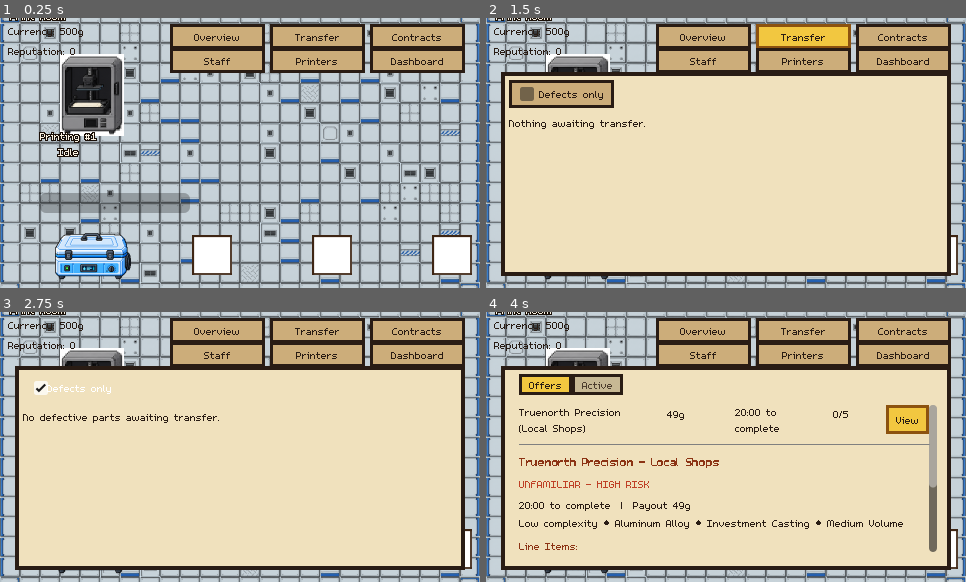
Above: before the commit, frames 1-4 (two rows, left to right).
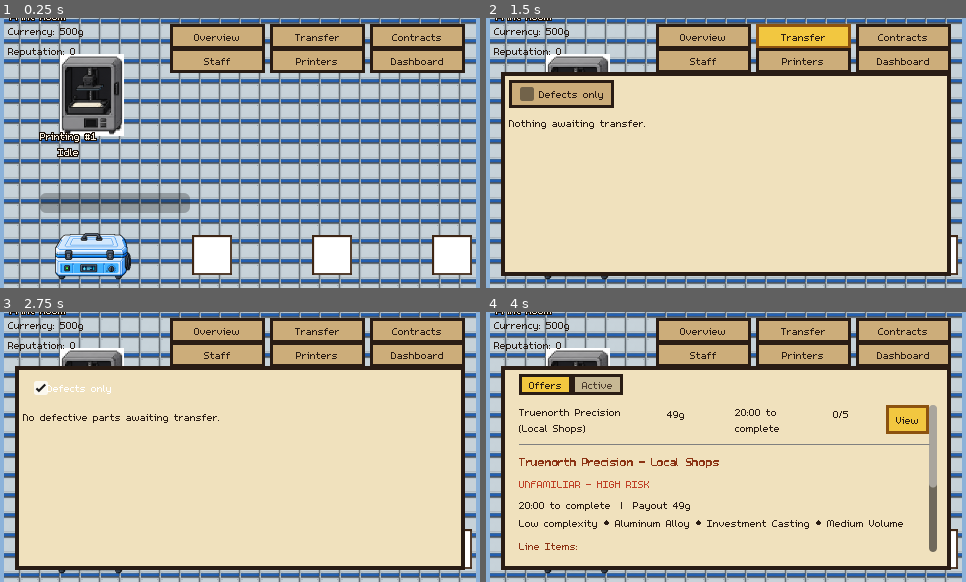
Above: after the commit, the same moments.

Repository: carverweirick/foundry-mobile-game
Game: Godot game, scene res://scenes/main.tscn
Two runs of this game, one before a commit and one after it. Both use one fixed random seed, a clock stepped at 60 frames per second and the inputs below.
Inputs:
- Up to frame 1 (0.25 s): no input
- Up to frame 2 (1.5 s): click "Overview" at 0.5 s; click "Transfer" at 1.25 s
- Up to frame 3 (2.75 s): click "Defects only" at 2 s
- Up to frame 4 (4 s): click "Contracts" at 2.75 s; click "View" at 3.5 s

The runs differ from the first frame. In frame 1, 22% of the frame differs, in the area x 0-100%, y 0-100%; in frame 2, 6.5%; in frame 3, 6.5%; in frame 4, 6.5%.

Commit message:
Replace per-room floor tiling with one continuous whole-floor tile grid
Direct feedback on the per-room tiling: "i want the factory to act as
all one big shop floor with the designated zones but the tileset
across the entire floor so theres no dead areas. also get rid of your
attempt of livening the shop floor up it looks messy."

- _build_full_floor_tiles() replaces the per-room _build_room_tiles():
  one Sprite2D grid spans the entire 1720x960 floor in a single pass,
  so the hallway between rooms is real tile now too, not flat dead
  space.
- Deleted the 12-entry weighted-random interior variety table
  (vents/hazard stripe/markers/arrows) - every interior cell now uses
  one plain tile. Edge/corner rotation now traces the outer floor
  boundary only, not each room's own perimeter.
- Zones (the 5 rooms + hallway) are now a per-cell modulate tint on
  this one grid (_zone_tint_for_point()) rather than separate
  per-room geometry, and room boundaries are a thin 4-strip outline
  (_add_zone_outline()) instead of a filled rect, so the outline never
  hides the tiles under it.

Verified headless: all 4128 cells present with no gaps, correct
rotation at all 4 floor corners, 6 distinct zone tints.

Co-Authored-By: Claude Sonnet 5 <noreply@anthropic.com>
Claude-Session: https://claude.ai/code/session_01JVo4V5woxRQb6BmWzsoiCF

Diff:
--- a/scenes/main.gd
+++ b/scenes/main.gd
@@ -106,12 +106,12 @@
 const POUR_ROOM := Rect2(520, 340, 680, 280)
 
 ## Since the four corners only meet the center hub at single pinwheel-style
-## corner points (not shared edges), a full-floor base layer avoids any bare
-## background showing through the gaps between rooms - simpler than crafting
-## bespoke connective hallway shapes, and every empty stretch of floor reads
-## as "walkable hallway" by default this way.
+## corner points (not shared edges), every cell of the floor's continuous
+## tile grid that isn't inside one of the room rects below gets tinted this
+## color instead (see _zone_tint_for_point()) - the whole floor is one tiled
+## surface, this is just the "hallway" zone's own tint, not a separate
+## background layer underneath it.
 const HALLWAY_FILL := Color(0.7, 0.7, 0.68)
-const HALLWAY_BORDER := Color(0.5, 0.5, 0.48)
 const SHELLING_FILL := Color(0.87, 0.8, 0.66)
 const SHELLING_BORDER := Color(0.65, 0.55, 0.4)
 const PRINT_FILL := Color(0.87, 0.93, 0.97)
@@ -362,137 +362,108 @@
 
 
 func _build_floor() -> void:
-	# Full-floor base layer first (see HALLWAY_FILL's own comment) - every one
-	# of the four corner/center room zones below draws on top of it.
-	_add_room_zone(Rect2(FLOOR_MIN, FLOOR_MAX - FLOOR_MIN), HALLWAY_FILL, HALLWAY_BORDER, "")
-	# Every room now gets a real tiled floor instead of a flat ColorRect fill
-	# (design request: "do the entire factory and use all the different
-	# tiles we have... make it feel like a real factory"), tinted per room to
-	# match its existing palette. Bug fix (see _build_room_tiles()'s own
-	# comment): the border must be drawn BEFORE the tiles, not after - it's a
-	# full-room-size rect, not a thin frame, so drawing it second would paint
-	# over the whole tiled floor.
-	_add_room_zone(PRINT_ROOM, PRINT_FILL, PRINT_BORDER, "Print Room", true)
-	_build_room_tiles(PRINT_ROOM, PRINT_FILL)
-	_add_room_zone(SHELLING_ROOM, SHELLING_FILL, SHELLING_BORDER, "Shelling Room", true)
-	_build_room_tiles(SHELLING_ROOM, SHELLING_FILL)
-	_add_room_zone(POST_PROCESSING_ROOM, POST_FILL, POST_BORDER, "Post Processing Room", true)
-	_build_room_tiles(POST_PROCESSING_ROOM, POST_FILL)
-	_add_room_zone(FURNACE_ROOM, FURNACE_FILL, FURNACE_BORDER, "Furnace Room", true)
-	_build_room_tiles(FURNACE_ROOM, FURNACE_FILL)
-	_add_room_zone(POUR_ROOM, POUR_FILL, POUR_BORDER, "VIM Bay", true)
-	_build_room_tiles(POUR_ROOM, POUR_FILL)
-
-
-## skip_fill lets a room draw its border/label only and supply its own floor
-## visual on top - every room does this now, using a real tiled floor instead
-## of a flat ColorRect (see _build_room_tiles()). The border must be drawn
-## BEFORE _build_room_tiles() is called for that same room, not after - see
-## that function's own comment for why (a real bug this session, not just a
-## hypothetical).
-func _add_room_zone(rect: Rect2, fill_color: Color, border_color: Color, label_text: String, skip_fill: bool = false) -> void:
-	# ColorRect/Label are Control nodes even out here in the 2D world, and
-	# Control defaults to MOUSE_FILTER_STOP - without explicitly setting it
-	# to IGNORE, every one of these purely decorative room backgrounds
-	# silently swallows clicks before they ever reach _unhandled_input.
-	var border := ColorRect.new()
-	border.position = rect.position
-	border.size = rect.size
-	border.color = border_color
-	border.mouse_filter = Control.MOUSE_FILTER_IGNORE
-	add_child(border)
-
-	if not skip_fill:
-		var fill := ColorRect.new()
-		fill.position = rect.position + Vector2(ROOM_BORDER_WIDTH, ROOM_BORDER_WIDTH)
-		fill.size = rect.size - Vector2(ROOM_BORDER_WIDTH, ROOM_BORDER_WIDTH) * 2.0
-		fill.color = fill_color
-		fill.mouse_filter = Control.MOUSE_FILTER_IGNORE
-		add_child(fill)
-
-	if label_text != "":
-		var entry := RoomFloorLabel.new()
-		entry.world_position = rect.position + Vector2(10.0, 6.0)
-		entry.label = _make_floor_label(label_text)
-		_room_floor_labels.append(entry)
-
-
-## Real per-cell floor tiles for every room (design request, this session:
-## first just the Print Room to prove the grid concept, then "do the entire
-## factory and use all the different tiles we have... make it feel like a
-## real factory"). Only one tile sheet actually exists on disk
-## (assets/sprites/floor_tiles/print_room_floor_tileset_packed.png, a 5x5
-## grid of 180x180 tiles - generic industrial floor art, not Print-Room-
-## specific despite the filename) - every room reuses the exact same sheet,
-## differentiated by a per-room modulate tint (that room's existing FILL
-## color) rather than needing five separate tile sheets.
-##
-## Bug fix history, same session: this went through three failed rendering
-## attempts (a hand-authored TileSet via TileMapLayer, a runtime-built
-## TileSet via TileMapLayer, then plain Sprite2D) before the real bug was
-## found - none of the three approaches were actually broken. _add_room_zone()'s
-## "border" is a full-room-size ColorRect, not a thin frame; every room's
-## normal (smaller, inset) fill drawn on top of it is what creates the
-## illusion of a bordered panel. Building the tiles BEFORE calling
-## _add_room_zone() for that same room meant the border was drawn on top of
-## the tiles every time, painting over the entire floor edge-to-edge - the
-## tiles were rendering correctly on every attempt, just immediately hidden.
-## Fixed by drawing the border first (see _build_floor()), tiles after.
+	# One continuous tiled floor across the whole 1720x960 bounds (design
+	# request, this session: "i want the factory to act as all one big shop
+	# floor with the designated zones but the tileset across the entire
+	# floor so theres no dead areas" - the previous per-room-only tiling left
+	# the hallway between rooms as flat dead space). Zones are still visually
+	# designated - see _zone_tint_for_point() - but by tinting this one
+	# continuous grid, not by separate per-room ColorRect fills.
+	_build_full_floor_tiles()
+	# A thin outline (not a filled rect - that would cover the tiles under
+	# it) plus a name label is all each zone still needs on top of the tiles
+	# to read as "a room."
+	_add_zone_outline(PRINT_ROOM, PRINT_BORDER)
+	_add_room_label(PRINT_ROOM, "Print Room")
+	_add_zone_outline(SHELLING_ROOM, SHELLING_BORDER)
+	_add_room_label(SHELLING_ROOM, "Shelling Room")
+	_add_zone_outline(POST_PROCESSING_ROOM, POST_BORDER)
+	_add_room_label(POST_PROCESSING_ROOM, "Post Processing Room")
+	_add_zone_outline(FURNACE_ROOM, FURNACE_BORDER)
+	_add_room_label(FURNACE_ROOM, "Furnace Room")
+	_add_zone_outline(POUR_ROOM, POUR_BORDER)
+	_add_room_label(POUR_ROOM, "VIM Bay")
+
+
+func _add_zone_outline(rect: Rect2, border_color: Color) -> void:
+	# Four thin strips tracing the rect's perimeter rather than one filled
+	# ColorRect - a filled rect would hide the tiles drawn under it, same
+	# mistake as this session's earlier draw-order bug.
+	var strips := [
+		Rect2(rect.position, Vector2(rect.size.x, ROOM_BORDER_WIDTH)),
+		Rect2(rect.position + Vector2(0.0, rect.size.y - ROOM_BORDER_WIDTH), Vector2(rect.size.x, ROOM_BORDER_WIDTH)),
+		Rect2(rect.position, Vector2(ROOM_BORDER_WIDTH, rect.size.y)),
+		Rect2(rect.position + Vector2(rect.size.x - ROOM_BORDER_WIDTH, 0.0), Vector2(ROOM_BORDER_WIDTH, rect.size.y)),
+	]
+	for strip: Rect2 in strips:
+		var outline := ColorRect.new()
+		outline.position = strip.position
+		outline.size = strip.size
+		outline.color = border_color
+		# Control defaults to MOUSE_FILTER_STOP - without IGNORE, this purely
+		# decorative outline would silently swallow clicks meant for the
+		# floor beneath it.
+		outline.mouse_filter = Control.MOUSE_FILTER_IGNORE
+		add_child(outline)
+
+
+func _add_room_label(rect: Rect2, label_text: String) -> void:
+	var entry := RoomFloorLabel.new()
+	entry.world_position = rect.position + Vector2(10.0, 6.0)
+	entry.label = _make_floor_label(label_text)
+	_room_floor_labels.append(entry)
+
+
+## Real per-cell floor tiles across the entire floor, one continuous grid
+## (design request, this session, replacing an earlier per-room-only version
+## that left the hallway between rooms untiled). Only one tile sheet exists
+## on disk (assets/sprites/floor_tiles/print_room_floor_tileset_packed.png,
+## a 5x5 grid of 180x180 tiles - generic industrial floor art, not
+## Print-Room-specific despite the filename). Every cell uses the SAME plain
+## interior tile (TILE_PLAIN) - an earlier version of this pass used a
+## weighted-random mix of vents/hazard stripes/markers for variety, but that
+## read as cluttered/messy once actually seen on screen (direct feedback:
+## "get rid of your attempt of livening the shop floor up it looks messy"),
+## so it's gone - uniform and clean instead. Zones are still visually
+## distinct via a per-cell modulate tint (_zone_tint_for_point()) rather
+## than needing separate art per zone.
 ##
 ## One Sprite2D per grid cell (a plain Sprite2D + AtlasTexture region, the
-## same mechanism every station sprite already uses - more nodes than a real
-## TileMap, but trivial for a one-time static floor decoration), using
-## rotation to get 4 sides/corners out of just two source tiles (a straight
-## edge and a corner, blue accent-lined) rather than needing a separate tile
-## per direction - both tiles happen to point their accent line in a
-## direction that rotates cleanly in 90-degree steps to cover every other
-## side/corner. The interior is a weighted-random mix of most of the sheet's
-## remaining tiles (plain variants, vents, a hazard stripe, diamond plate, a
-## numbered marker, a directional arrow, bolted corners) so it reads as a
-## real, slightly-worn factory floor rather than one flat repeating tile.
+## same mechanism every station sprite already uses), using rotation to get
+## 4 sides/corners of the outer floor boundary out of just two source tiles
+## (a straight edge and a corner, blue accent-lined) rather than needing a
+## separate tile per direction - both tiles happen to point their accent
+## line in a direction that rotates cleanly in 90-degree steps to cover
+## every other side/corner.
 const ROOM_TILE_TEXTURE: Texture2D = preload("res://assets/sprites/floor_tiles/print_room_floor_tileset_packed.png")
 const ROOM_TILE_SOURCE_SIZE: int = 180
 
 ## Atlas coordinates (col, row), 0-indexed, matching the 5x5 sheet.
 const TILE_EDGE := Vector2i(0, 1)     # straight edge, accent line on the left by default
 const TILE_CORNER := Vector2i(1, 1)   # corner, accent line forming a top-left L by default
-
-## Interior tile weights - deliberately NOT uniform. Plain-ish tiles
-## dominate so the floor still reads as "a floor" at a glance; the rest are
-## real variety sprinkled in, not evenly distributed.
-const INTERIOR_TILE_WEIGHTS: Array[Dictionary] = [
-	{"coords": Vector2i(0, 0), "weight": 55.0}, # plain bolted panel
-	{"coords": Vector2i(1, 2), "weight": 15.0}, # plain, no accents
-	{"coords": Vector2i(2, 0), "weight": 8.0},  # quartered/grid-line panel
-	{"coords": Vector2i(0, 4), "weight": 5.0},  # bolted corners, plain variant
-	{"coords": Vector2i(1, 3), "weight": 4.0},  # small centered vent
-	{"coords": Vector2i(2, 3), "weight": 3.0},  # big centered vent
-	{"coords": Vector2i(0, 3), "weight": 3.0},  # hazard stripe
-	{"coords": Vector2i(4, 0), "weight": 3.0},  # diamond plate
-	{"coords": Vector2i(3, 3), "weight": 2.0},  # wide vent strip
-	{"coords": Vector2i(1, 4), "weight": 1.0},  # octagon floor marker
-	{"coords": Vector2i(2, 4), "weight": 0.5},  # numbered ("01") marker
-	{"coords": Vector2i(3, 4), "weight": 0.5},  # directional arrow
-]
-
-var _room_tile_rng := RandomNumberGenerator.new()
-
-
-func _pick_interior_tile() -> Vector2i:
-	var total := 0.0
-	for entry in INTERIOR_TILE_WEIGHTS:
-		total += entry["weight"]
-	var roll := _room_tile_rng.randf() * total
-	for entry in INTERIOR_TILE_WEIGHTS:
-		roll -= entry["weight"]
-		if roll <= 0.0:
-			return entry["coords"]
-	return INTERIOR_TILE_WEIGHTS[0]["coords"]
-
-
-func _build_room_tiles(rect: Rect2, tint: Color) -> void:
-	var cells_wide := int(rect.size.x / GRID_CELL_SIZE)
-	var cells_tall := int(rect.size.y / GRID_CELL_SIZE)
+const TILE_PLAIN := Vector2i(1, 2)    # plain, no accents - the sole interior tile now
+
+
+## Which zone a given world point falls in, for per-cell tinting - a room's
+## own FILL color if inside that room's rect, HALLWAY_FILL otherwise. Rooms
+## don't overlap (verified elsewhere), so at most one of these ever matches.
+func _zone_tint_for_point(point: Vector2) -> Color:
+	if PRINT_ROOM.has_point(point):
+		return PRINT_FILL
+	if SHELLING_ROOM.has_point(point):
+		return SHELLING_FILL
+	if POST_PROCESSING_ROOM.has_point(point):
+		return POST_FILL
+	if FURNACE_ROOM.has_point(point):
+		return FURNACE_FILL
+	if POUR_ROOM.has_point(point):
+		return POUR_FILL
+	return HALLWAY_FILL
+
+
+func _build_full_floor_tiles() -> void:
+	var cells_wide := int((FLOOR_MAX.x - FLOOR_MIN.x) / GRID_CELL_SIZE)
+	var cells_tall := int((FLOOR_MAX.y - FLOOR_MIN.y) / GRID_CELL_SIZE)
 	var half_cell := GRID_CELL_SIZE * 0.5
 
 	for cy in cells_tall:
@@ -526,7 +497,9 @@
 				atlas_coords = TILE_EDGE
 				rotation_degrees_value = 180.0
 			else:
-				atlas_coords = _pick_interior_tile()
+				atlas_coords = TILE_PLAIN
+
+			var cell_position := FLOOR_MIN + Vector2(cx, cy) * GRID_CELL_SIZE + Vector2(half_cell, half_cell)
 
 			var atlas_tex := AtlasTexture.new()
 			atlas_tex.atlas = ROOM_TILE_TEXTURE
@@ -539,10 +512,10 @@
 			# Centered (not top-left-anchored) specifically so rotation below
 			# pivots around the cell's own center instead of swinging the
 			# tile out of its cell.
-			tile.position = rect.position + Vector2(cx, cy) * GRID_CELL_SIZE + Vector2(half_cell, half_cell)
+			tile.position = cell_position
 			tile.scale = Vector2.ONE * (GRID_CELL_SIZE / float(ROOM_TILE_SOURCE_SIZE))
 			tile.rotation_degrees = rotation_degrees_value
-			tile.modulate = tint
+			tile.modulate = _zone_tint_for_point(cell_position)
 			# Same zoomed-out-pixelation fix as every other real sprite this
 			# session - the tile texture also has mipmaps enabled (see its
 			# own .import file).
Not shown, changed: CLAUDE.md
